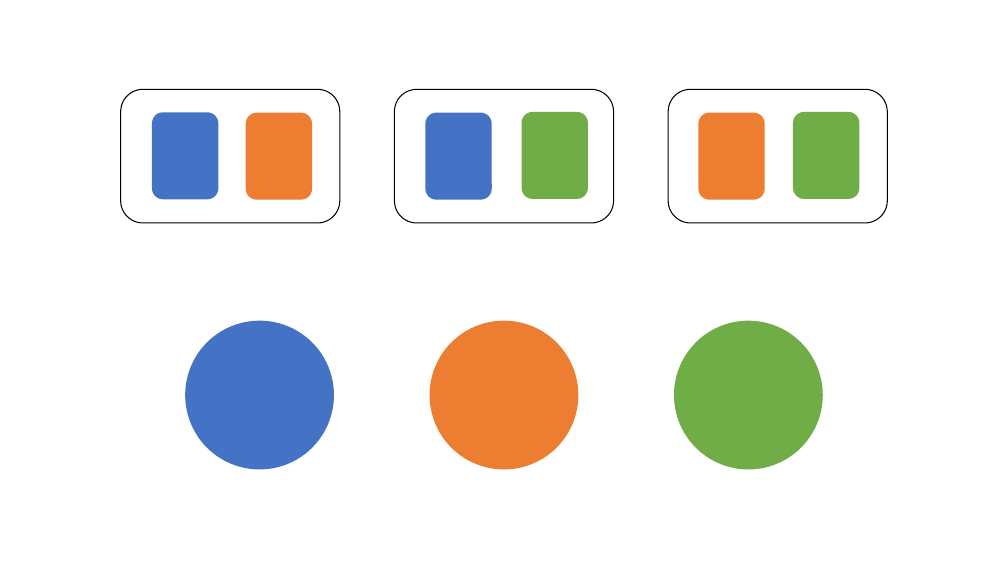
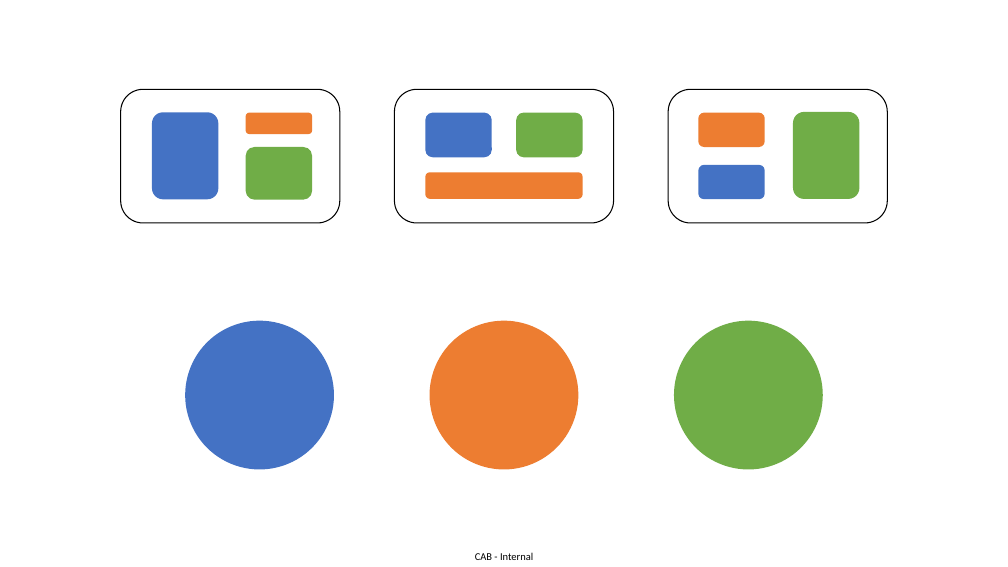
Before and after one commit to JonasSamuelsson/presentations, a slide deck: slide 10 of 2019-03-intro-to-service-oriented-distributed-systems/intro to service oriented distributed systems.pptx. Drawn at 1008x567 pixels with LibreOffice and Linux fonts; fonts in the diff are those of the drawing. Boxes give left, top, right and bottom in pixels: in the first picture for what was removed or moved away, otherwise in the second. Text is boxed around its words. In the diff, an @@ line names an element or a change of style, - is before the commit and + after.

```diff
--- a/2019-03-intro-to-service-oriented-distributed-systems/intro to service oriented distributed systems.pptx
+++ b/2019-03-intro-to-service-oriented-distributed-systems/intro to service oriented distributed systems.pptx
@@ rounded rectangle: place and size @@
-rounded rectangle at (246, 113, 312, 200)
+rounded rectangle at (246, 113, 312, 134)
@@ rounded rectangle: place and size @@
-rounded rectangle at (426, 113, 492, 200)
+rounded rectangle at (426, 113, 492, 157)
@@ rounded rectangle added at (516, 113, 583, 157), fill #70AD47 @@
@@ rounded rectangle: place and size @@
-rounded rectangle at (699, 113, 765, 200)
+rounded rectangle at (699, 113, 765, 147)
@@ rounded rectangle: place and size @@
-rounded rectangle at (522, 112, 588, 199)
+rounded rectangle at (246, 147, 312, 200)
@@ rounded rectangle added at (426, 172, 583, 199), fill #ED7D31 @@
@@ rounded rectangle added at (699, 165, 765, 199), fill #4472C4 @@
@@ text added at (475, 553, 533, 560), 10 pt, text #000000 @@
+CAB - Internal
```
Also in this commit, not shown: 10 other slides changed.
